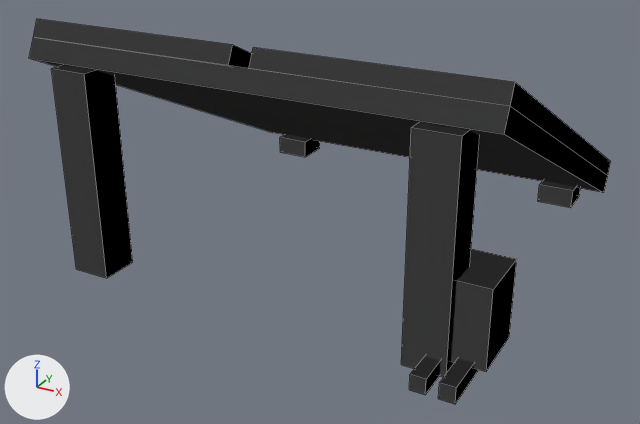
A saved change to the OBJ model src/main/resources/assets/electricity/models/pv_tilt/pv_tilt.obj.
The view is the same before and after, from a 50 mm lens placed at (0.808, -1.609, 0.831), pointed at (-0.023, -0.098, 0.076). Arrows for +X, +Y and +Z are at lower left; the lights stay in place. The picture after the commit comes second. Mesh edges are drawn as thin lines. Materials are left out; every surface is plain grey. Where no turn or scale is listed for an object, it has been applied to the vertices.

Script lines for the objects in view, before the commit:
```python
me_frame = bpy.data.meshes.new('frame')
me_frame.from_pydata(...)  # 8 vertices, 6 faces; spans x -0.46..0.46, y -0.434..0.434, z 0.03..0.464
me_frame.materials.append(mat_frame)
me_harness = bpy.data.meshes.new('harness')
me_harness.from_pydata(...)  # 8 vertices, 5 faces; spans x 0.34..0.46, y -0.42..-0.3, z 0.02..0.17
me_harness.materials.append(mat_cabinet)
me_harness_002 = bpy.data.meshes.new('harness.002')
me_harness_002.from_pydata(...)  # a box spanning x 0.361..0.389, y -0.5..-0.36, z 0.0..0.03; a box spanning x 0.411..0.439, y -0.5..-0.36, z 0.0..0.03
me_harness_002.materials.append(mat_dc_cable)
ob_frame = bpy.data.objects.new('frame', me_frame)
ob_frame.location = (0.0, 0.0, 0.0)
ob_harness = bpy.data.objects.new('harness', me_harness)
ob_harness.location = (0.0, 0.0, 0.0)
ob_harness_002 = bpy.data.objects.new('harness.002', me_harness_002)
ob_harness_002.location = (0.0, 0.0, 0.0)
# also in view: 'legs' at (0.0, 0.0, 0.208); 'harness.001' at (0.4, -0.36, 0.17); 'modules.002' at (0.0, 0.016, 0.281)
```
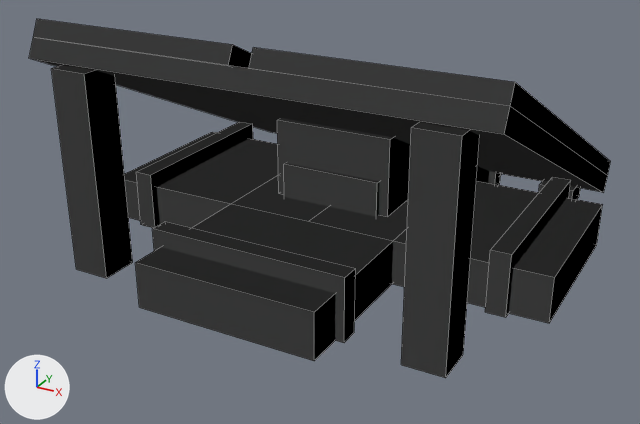
Edits to the bpy script that builds the scene:
```text
Change me_harness:
    used by ob_harness; location = (0.0, 0.0, 0.0)
    remove me_harness.from_pydata(...)  # 8 vertices, 5 faces; spans x 0.34..0.46, y -0.42..-0.3, z 0.02..0.17
    add me_harness.from_pydata(...)  # 8 vertices, 5 faces; spans x -0.13..0.13, y -0.09..0.09, z 0.094..0.26
    me_harness part 1: the whole mesh is scaled about its middle by (2.17, 1.5, 1.11), then moved by (-0.4, 0.36, 0.082)
Change me_harness_002:
    used by ob_harness_002; location = (0.0, 0.0, 0.0)
    remove me_harness_002.from_pydata(...)  # 16 vertices, 12 faces; spans x 0.361..0.439, y -0.5..-0.36, z 0.0..0.03
    add me_harness_002.from_pydata(...)  # 16 vertices, 12 faces; spans x -0.11..0.11, y -0.1..0.1, z 0.088..0.168
    me_harness_002 part 2: the loose piece of 8 vertices spanning x 0.361..0.389, y -0.5..-0.36, z 0.0..0.03 is scaled about its middle by (7.86, 0.214, 2.67), then moved by (-0.375, 0.515, 0.113)
    me_harness_002 part 3: the loose piece of 8 vertices spanning x 0.411..0.439, y -0.5..-0.36, z 0.0..0.03 is scaled about its middle by (7.86, 0.214, 2.67), then moved by (-0.425, 0.345, 0.113)
Add me_harness_west_001:
    me_harness_west_001.from_pydata(...)  # a box spanning x -0.425..-0.385, y -0.205..0.205, z 0.0..0.128
Add me_harness_west:
    me_harness_west.from_pydata(...)  # a box spanning x -0.5..0.0, y -0.188..0.188, z 0.0..0.094
Add me_harness_south_001:
    me_harness_south_001.from_pydata(...)  # a box spanning x -0.205..0.205, y -0.425..-0.385, z 0.0..0.128
Add me_harness_south:
    me_harness_south.from_pydata(...)  # a box spanning x -0.188..0.188, y -0.5..0.0, z 0.0..0.094
Add me_harness_north_001:
    me_harness_north_001.from_pydata(...)  # a box spanning x -0.205..0.205, y 0.385..0.425, z 0.0..0.128
Add me_harness_north:
    me_harness_north.from_pydata(...)  # a box spanning x -0.188..0.188, y 0.0..0.5, z 0.0..0.094
Add me_harness_east_001:
    me_harness_east_001.from_pydata(...)  # a box spanning x 0.385..0.425, y -0.205..0.205, z 0.0..0.128
Add me_harness_east:
    me_harness_east.from_pydata(...)  # a box spanning x 0.0..0.5, y -0.188..0.188, z 0.0..0.094
Add ob_harness_west_001:
    ob_harness_west_001 = bpy.data.objects.new('harness_west.001', me_harness_west_001)
    ob_harness_west_001.location = (0.0, 0.0, 0.0)
Add ob_harness_west:
    ob_harness_west = bpy.data.objects.new('harness_west', me_harness_west)
    ob_harness_west.location = (0.0, 0.0, 0.0)
Add ob_harness_south_001:
    ob_harness_south_001 = bpy.data.objects.new('harness_south.001', me_harness_south_001)
    ob_harness_south_001.location = (0.0, 0.0, 0.0)
Add ob_harness_south:
    ob_harness_south = bpy.data.objects.new('harness_south', me_harness_south)
    ob_harness_south.location = (0.0, 0.0, 0.0)
Add ob_harness_north_001:
    ob_harness_north_001 = bpy.data.objects.new('harness_north.001', me_harness_north_001)
    ob_harness_north_001.location = (0.0, 0.0, 0.0)
Add ob_harness_north:
    ob_harness_north = bpy.data.objects.new('harness_north', me_harness_north)
    ob_harness_north.location = (0.0, 0.0, 0.0)
Add ob_harness_east_001:
    ob_harness_east_001 = bpy.data.objects.new('harness_east.001', me_harness_east_001)
    ob_harness_east_001.location = (0.0, 0.0, 0.0)
Add ob_harness_east:
    ob_harness_east = bpy.data.objects.new('harness_east', me_harness_east)
    ob_harness_east.location = (0.0, 0.0, 0.0)
```

What differs and where, as boxes (x1, y1, x2, y2) in the pictures (640 x 424 px; the box of a moved part takes in the faces that stretch with it):
'harness_south', added: after (135, 178, 408, 361)
'harness_east', added: after (311, 181, 603, 323)
'harness', moved, rescaled: before (451, 260, 517, 372); after (277, 120, 411, 217)
'harness_west', added: after (124, 132, 328, 228)
'harness_south.001', added: after (152, 221, 356, 343)
'harness.002', reshaped: before (409, 356, 478, 404); after (284, 163, 380, 217)
'harness_east.001', added: after (485, 177, 571, 317)
'harness_west.001', added: after (136, 122, 253, 228)
'harness_north', added (mostly hidden): after (407, 166, 489, 201)
'harness_north.001', added (mostly hidden): after (488, 171, 501, 185)
part 2 of me_harness_002, moved or reshaped (not visible afterwards): before (409, 356, 441, 395)
part 3 of me_harness_002, moved or reshaped: before (438, 359, 478, 404); after (284, 163, 380, 217)
'harness.001', unchanged, covered by the edit: before (457, 249, 517, 290); after (278, 118, 392, 140)
